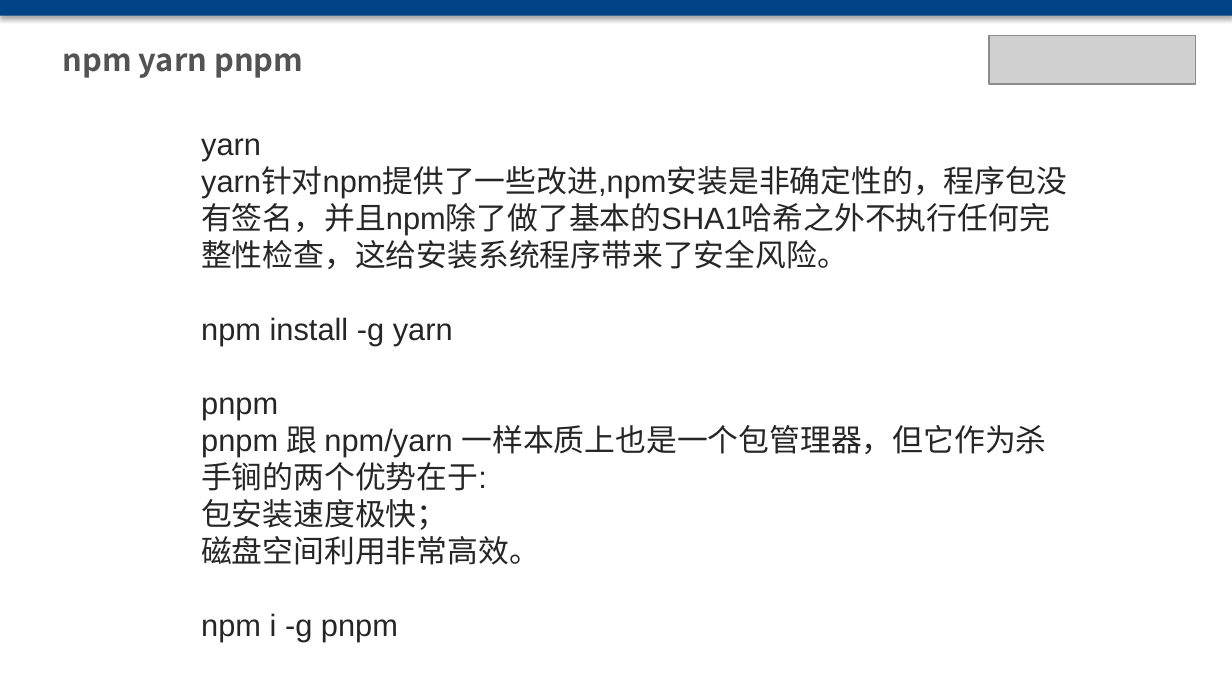
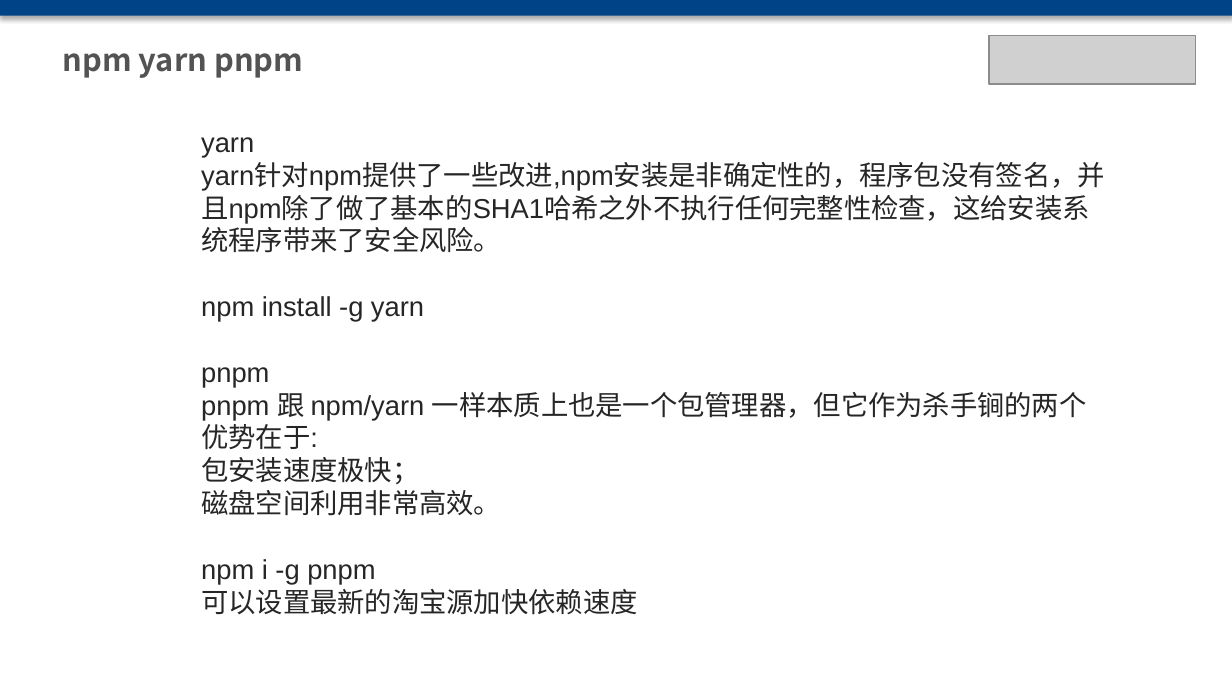
Before and after one commit to chxxx/vue3-antd, a slide deck: slide 20 of public/vue3 antdesign.pptx. Drawn at 1232x693 pixels with LibreOffice and Linux fonts; fonts in the diff are those of the drawing; grey boxes stand for pictures. Boxes give left, top, right and bottom in pixels: in the first picture for what was removed or moved away, otherwise in the second. Text is boxed around its words. In the diff, an @@ line names an element or a change of style, - is before the commit and + after.

```diff
--- a/public/vue3 antdesign.pptx
+++ b/public/vue3 antdesign.pptx
@@ text at <box>201,137,1105,584</box>: size 18 to 16 pt @@
@@ text at <box>201,584,637,615</box>: paragraph added @@
+可以设置最新的淘宝源加快依赖速度
```
Also in this commit, not shown: 2 other slides changed, 3 slides added, 3 slides removed, 22 other files.
